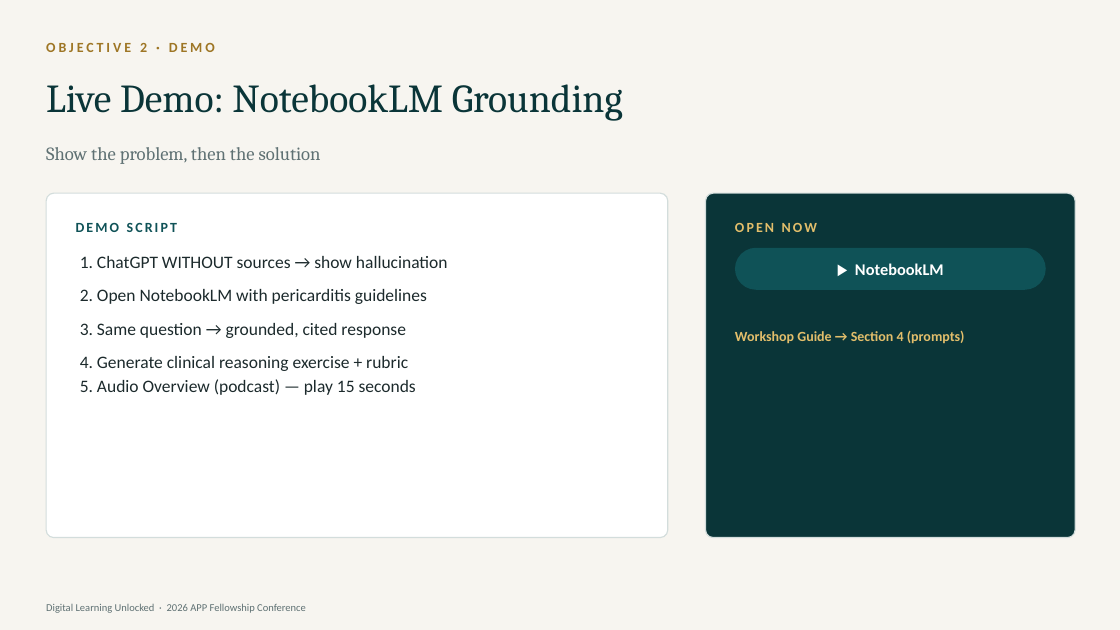
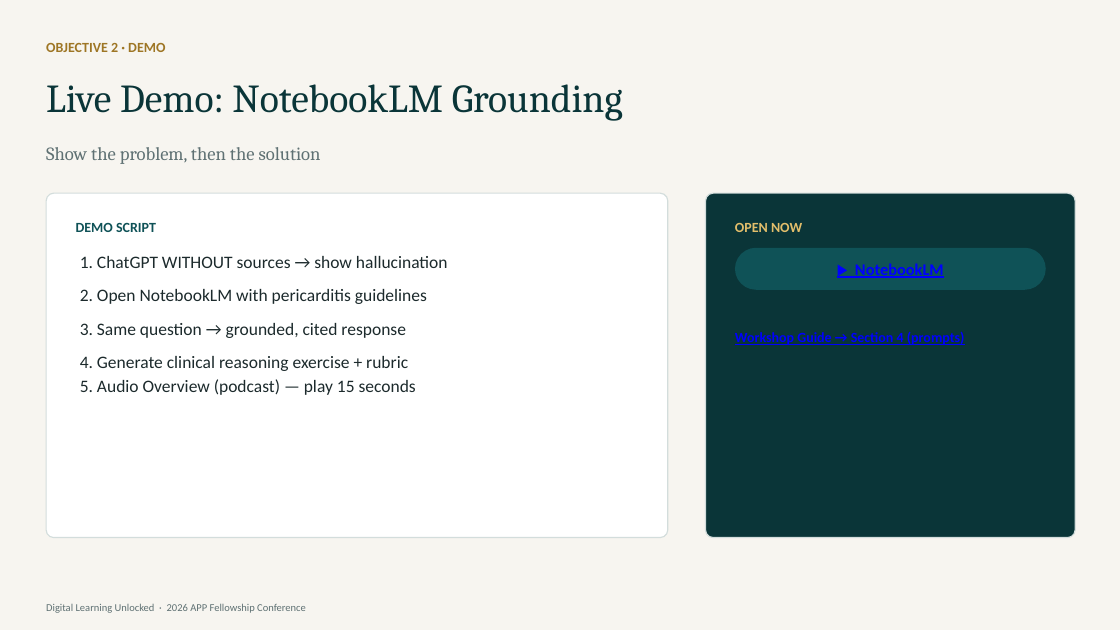
Before and after one commit to diana-brewer/digital-learning-unlocked, a slide deck: slide 14 of Digital Learning Unlocked - Slide Deck.pptx. Drawn at 1120x630 pixels with LibreOffice and Linux fonts; fonts in the diff are those of the drawing. Boxes give left, top, right and bottom in pixels: in the first picture for what was removed or moved away, otherwise in the second. Text is boxed around its words. In the diff, an @@ line names an element or a change of style, - is before the commit and + after.

```diff
--- a/Digital Learning Unlocked - Slide Deck.pptx
+++ b/Digital Learning Unlocked - Slide Deck.pptx
@@ text "OBJECTIVE 2 · DEMO" at bbox=[46, 43, 165, 52]: letter spacing 2.5 to 0 pt @@
@@ text "DEMO SCRIPT" at bbox=[76, 223, 156, 232]: letter spacing 1.8 to 0 pt @@
@@ text "OPEN NOW" at bbox=[735, 223, 802, 232]: letter spacing 1.8 to 0 pt @@
@@ text "▶ NotebookLM" at bbox=[855, 263, 944, 278]: text colour #FFFFFF to #0000FF, underline on @@
@@ text "Workshop Guide → Section 4 ..." at bbox=[735, 332, 965, 345]: text colour #E2BE6B to #0000FF, underline on @@
```
Also in this commit, not shown: 17 other slides changed, 2 other files.
